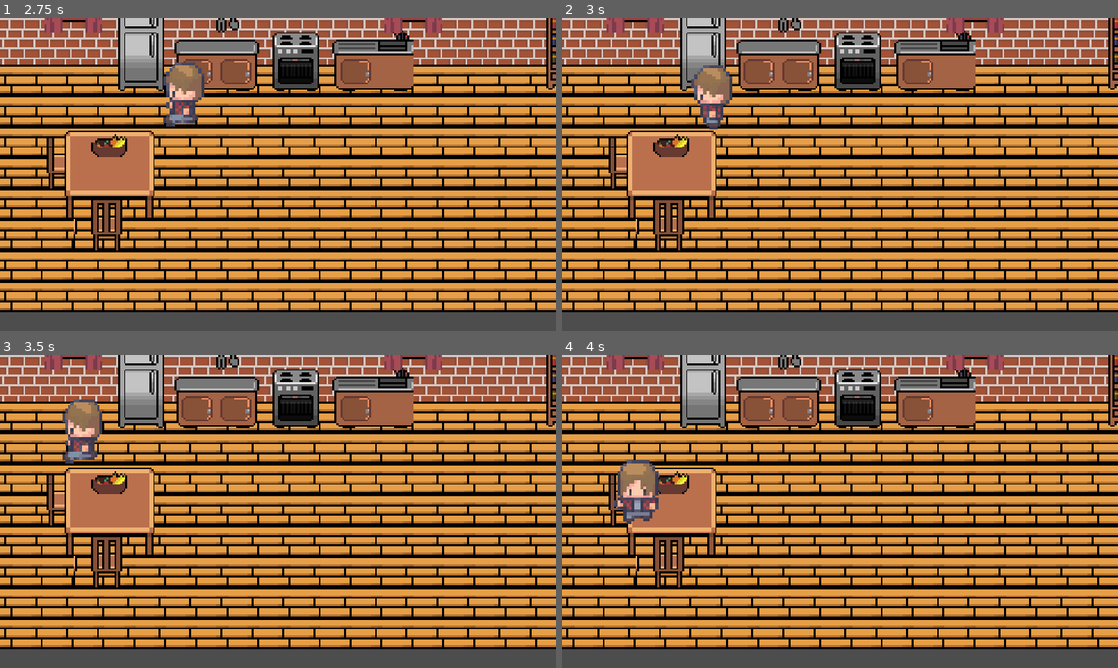
Above: before the commit, frames 1-4 (two rows, left to right).
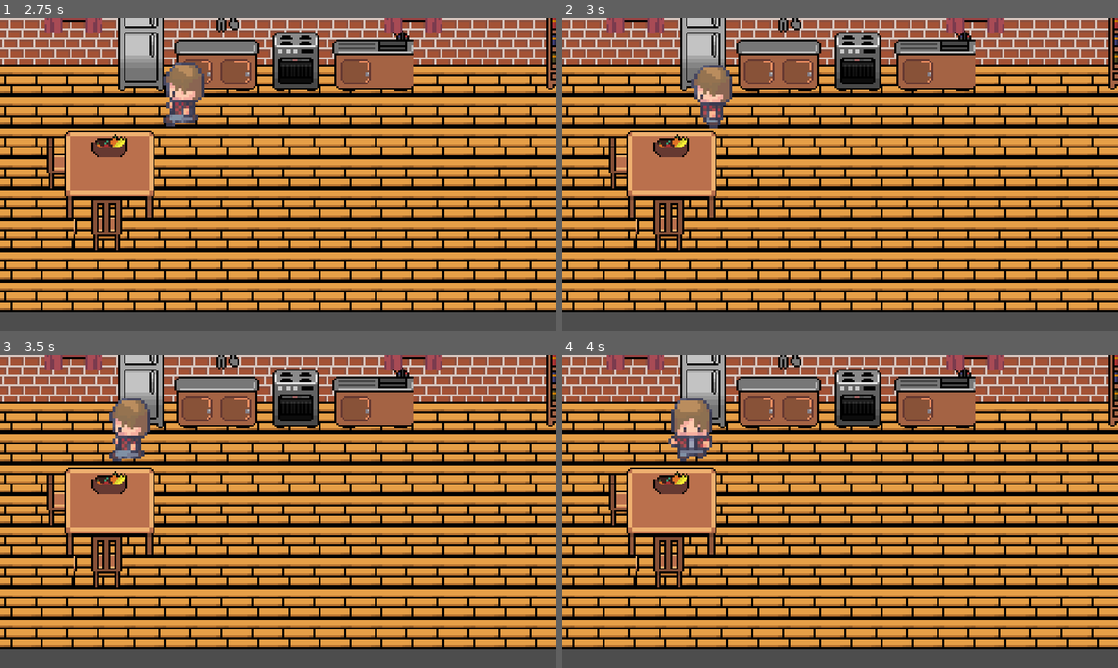
Above: after the commit, the same moments.

Repository: BurningUNI/BurnOut
Game: Godot game, scene res://scenes/room.tscn
The game is run twice, just before and just after one commit, with the same random seed, the same clock (stepped at 60 frames per second) and the same inputs. This scene is started directly instead of the project's main scene.
Inputs (mouse positions are in pixels of both pictures, inside the frame that each line leads up to):
- Up to frame 1 (2.75 s): move the mouse to (250, 237) at 0.52 s; hold Space (interact) 0.53-1.28 s; hold Up (ui_up) 0.53-2.03 s; move the mouse to (444, 221) at 1.27 s; tap Space (interact) at 1.35 s; move the mouse to (111, 127) at 2.02 s; hold Left (ui_left) from 2.03 s (still down); hold Space (interact) from 2.03 s (still down)
- Up to frame 2 (3 s): keep holding Left (ui_left); move the mouse to (867, 174) at 2.77 s; release Space (interact) at 2.78 s; tap Space (interact) at 2.85 s
- Up to frame 3 (3.5 s): keep holding Left (ui_left)
- Up to frame 4 (4 s): move the mouse to (756, 433) at 3.52 s; release Left (ui_left) at 3.53 s; hold Down (ui_down) from 3.53 s (still down); hold Space (interact) from 3.53 s (still down)

Frame 1 is identical in both runs. In frame 2, less than 0.1% of the frame differs, in the area x 23-31%, y 15-36%; in frame 3, 2.3%; in frame 4, 2.6%, in the area x 9-27%, y 13-54%.

Commit message:
finita fisica stanza

Diff:
--- a/scenes/room.tscn
+++ b/scenes/room.tscn
@@ -14,25 +14,45 @@
 [sub_resource type="TileSetAtlasSource" id="TileSetAtlasSource_ybpoa"]
 texture = ExtResource("1_36trf")
 1:1/0 = 0
+1:1/0/physics_layer_0/polygon_0/points = PackedVector2Array(-2.51802, -5.39576, 8, -5.39576, 8, 8, -2.87774, 8)
 2:1/0 = 0
+2:1/0/physics_layer_0/polygon_0/points = PackedVector2Array(-8, -5.57562, 5.57562, -5.57562, 5.57562, 8, -8, 8)
 1:2/0 = 0
+1:2/0/physics_layer_0/polygon_0/points = PackedVector2Array(-2.1583, -8, 8, -8, 8, 8, -2.69788, 8)
 2:2/0 = 0
+2:2/0/physics_layer_0/polygon_0/points = PackedVector2Array(-8, -8, 5.57562, -8, 5.39576, 8, -8, 8)
 3:2/0 = 0
+3:2/0/physics_layer_0/polygon_0/points = PackedVector2Array(-5.93534, -5.39576, 8, -5.2159, 8, 5.39576, 5.75548, 8, -6.47491, 8, -6.41358, 6.47738)
 4:2/0 = 0
+4:2/0/physics_layer_0/polygon_0/points = PackedVector2Array(-2.51802, 1.79859, 8, 1.61873, 8, 8, -2.51802, 8)
 5:2/0 = 0
+5:2/0/physics_layer_0/polygon_0/points = PackedVector2Array(-8, 1.43887, 5.03605, 1.61873, 5.2159, 8, -8, 8)
 6:2/0 = 0
+6:2/0/physics_layer_0/polygon_0/points = PackedVector2Array(-2.69788, -6.47491, 8, -6.47491, 8, 8, -3.41732, 8)
 7:2/0 = 0
+7:2/0/physics_layer_0/polygon_0/points = PackedVector2Array(-8, -6.65477, 5.93534, -6.47491, 6.47491, 8, -8, 8)
 1:3/0 = 0
+1:3/0/physics_layer_0/polygon_0/points = PackedVector2Array(-2.33816, -8, 8, -8, 8, 8, -2.87774, 8)
 2:3/0 = 0
+2:3/0/physics_layer_0/polygon_0/points = PackedVector2Array(-8, -8, 5.57562, -8, 5.39576, 8, -8, 8)
 3:3/0 = 0
+3:3/0/physics_layer_0/polygon_0/points = PackedVector2Array(-4.49647, -8, 5.03605, -8, 8, -5.39576, 8, 1.97845, 5.03605, 5.2159, 2.69788, 8, -1.61873, 8, -3.77703, 5.39576, -6.47491, 1.61873, -6.47491, -5.57562)
 4:3/0 = 0
+4:3/0/physics_layer_0/polygon_0/points = PackedVector2Array(-2.87774, -8, 8, -8, 8, 8, 8, 8, -2.69788, 8)
 5:3/0 = 0
+5:3/0/physics_layer_0/polygon_0/points = PackedVector2Array(-8, -8, 5.75548, -8, 5.75548, 8, -8, 8)
 6:3/0 = 0
+6:3/0/physics_layer_0/polygon_0/points = PackedVector2Array(-3.41732, -8, 8, -8, 8, 8, 8, 8, -3.59717, 8)
 7:3/0 = 0
+7:3/0/physics_layer_0/polygon_0/points = PackedVector2Array(-8, -8, 6.29506, -8, 6.47491, 8, -8, 8)
 1:4/0 = 0
+1:4/0/physics_layer_0/polygon_0/points = PackedVector2Array(-2.33816, -8, 8, -8, 8, 8, -3.0576, 8)
 2:4/0 = 0
+2:4/0/physics_layer_0/polygon_0/points = PackedVector2Array(-8, -8, 5.75548, -8, 5.39576, 8, -8, 8)
 4:4/0 = 0
+4:4/0/physics_layer_0/polygon_0/points = PackedVector2Array(-2.33816, -8, 8, -8, 8, 4.31661, -2.33816, 4.85619)
 5:4/0 = 0
+5:4/0/physics_layer_0/polygon_0/points = PackedVector2Array(-8, -8, 5.39576, -8, 5.57562, 4.31661, -8, 4.49647)
 6:4/0 = 0
 7:4/0 = 0
 1:5/0 = 0
@@ -43,13 +63,21 @@
 8:0/0 = 0
 9:0/0 = 0
 0:1/0 = 0
+0:1/0/physics_layer_0/polygon_0/points = PackedVector2Array(-8, -5.75548, 0.359716, -5.75548, 0.359716, -5.39576, 8, -5.75548, 8, 5.57562, 8, 8, -0.539576, 8, -8, 8)
 1:1/0 = 0
+1:1/0/physics_layer_0/polygon_0/points = PackedVector2Array(-8, -5.75548, 0.359716, -5.75548, 0.359716, -5.39576, 8, -5.75548, 8, 5.57562, 8, 8, -0.539576, 8, -8, 8)
 2:1/0 = 0
+2:1/0/physics_layer_0/polygon_0/points = PackedVector2Array(-8, -5.75548, 0.359716, -5.75548, 0.359716, -5.39576, 8, -5.75548, 8, 5.57562, 8, 8, -0.539576, 8, -8, 8)
 3:1/0 = 0
+3:1/0/physics_layer_0/polygon_0/points = PackedVector2Array(-8, -5.75548, 0.359716, -5.75548, 0.359716, -5.39576, 8, -5.75548, 8, 5.57562, 8, 8, -0.539576, 8, -8, 8)
 4:1/0 = 0
+4:1/0/physics_layer_0/polygon_0/points = PackedVector2Array(-8, -5.75548, 0.359716, -5.75548, 0.359716, -5.39576, 8, -5.75548, 8, 5.57562, 8, 8, -0.539576, 8, -8, 8)
 5:1/0 = 0
+5:1/0/physics_layer_0/polygon_0/points = PackedVector2Array(-8, -5.75548, 0.359716, -5.75548, 0.359716, -5.39576, 8, -5.75548, 8, 5.57562, 8, 8, -0.539576, 8, -8, 8)
 6:1/0 = 0
+6:1/0/physics_layer_0/polygon_0/points = PackedVector2Array(-8, -5.75548, 0.359716, -5.75548, 0.359716, -5.39576, 8, -5.75548, 8, 5.57562, 8, 8, -0.539576, 8, -8, 8)
 7:1/0 = 0
+7:1/0/physics_layer_0/polygon_0/points = PackedVector2Array(-8, -5.75548, 0.359716, -5.75548, 0.359716, -5.39576, 8, -5.75548, 8, 5.57562, 8, 8, -0.539576, 8, -8, 8)
 8:1/0 = 0
 9:1/0 = 0
 10:1/0 = 0
@@ -73,13 +101,21 @@
 18:2/0 = 0
 19:2/0 = 0
 0:3/0 = 0
+0:3/0/physics_layer_0/polygon_0/points = PackedVector2Array(1.25901, -1.43887, 8, -4.31661, 8, 5.57562, 1.43887, 4.13675)
 1:3/0 = 0
+1:3/0/physics_layer_0/polygon_0/points = PackedVector2Array(-8, -4.31661, 0.179859, -4.31661, 0.359716, -5.39576, 8, -5.75548, 8, 5.57562, 8, 8, -0.179859, 6.47491, -8, 5.57562)
 2:3/0 = 0
+2:3/0/physics_layer_0/polygon_0/points = PackedVector2Array(-8, -4.31661, 0.179859, -4.31661, 0.359716, -5.39576, 8, -5.75548, 8, 5.57562, 8, 8, -0.179859, 6.47491, -8, 5.57562)
 3:3/0 = 0
+3:3/0/physics_layer_0/polygon_0/points = PackedVector2Array(-8, -5.75548, 0.359716, -5.75548, 0.359716, -5.39576, 8, -5.75548, 8, 5.57562, 8, 8, -0.539576, 8, -8, 8)
 4:3/0 = 0
+4:3/0/physics_layer_0/polygon_0/points = PackedVector2Array(-8, -5.75548, 0.359716, -5.75548, 0.359716, -5.39576, 8, -5.75548, 8, 5.57562, 8, 8, -0.539576, 8, -8, 8)
 5:3/0 = 0
+5:3/0/physics_layer_0/polygon_0/points = PackedVector2Array(-8, -5.75548, 0.359716, -5.75548, 0.359716, -5.39576, 8, -5.75548, 8, 5.57562, 8, 8, -0.539576, 8, -8, 8)
 6:3/0 = 0
+6:3/0/physics_layer_0/polygon_0/points = PackedVector2Array(-8, -5.75548, 0.359716, -5.75548, 0.359716, -5.39576, 8, -5.75548, 8, 5.57562, 8, 8, -0.539576, 8, -8, 8)
 7:3/0 = 0
+7:3/0/physics_layer_0/polygon_0/points = PackedVector2Array(-8, -5.75548, 0.359716, -5.75548, 0.359716, -5.39576, 8, -5.75548, 8, 5.57562, 8, 8, -0.539576, 8, -8, 8)
 8:3/0 = 0
 9:3/0 = 0
 10:3/0 = 0
@@ -91,63 +127,110 @@
 18:3/0 = 0
 19:3/0 = 0
 1:4/0 = 0
+1:4/0/physics_layer_0/polygon_0/points = PackedVector2Array(8, 1.79859, 8, 8, -2.69788, 8, -2.69788, -0.719437, -0.359718, -2.33816, 8, -2.69788)
 2:4/0 = 0
+2:4/0/physics_layer_0/polygon_0/points = PackedVector2Array(6.29506, 8, -8, 8, -8, -2.33816, 4.67633, -3.0576, 5.75548, -0.539577)
 12:4/0 = 0
 13:4/0 = 0
 17:4/0 = 0
+17:4/0/physics_layer_0/polygon_0/points = PackedVector2Array(1.79859, -6.1152, 3.95689, -3.41732, 5.93534, -0.719437, 8, 1.79859, 8, 8, 0.179859, 8, -1.43887, 8, -5.75548, 8, -5.39576, 3.0576, -3.59717, 0.179857, -1.07915, -0.899294, 0.359716, -3.59718)
 18:4/0 = 0
+18:4/0/physics_layer_0/polygon_0/points = PackedVector2Array(-3.41732, -4.31661, 8, -4.13675, 8, 8, -3.77703, 8)
 19:4/0 = 0
+19:4/0/physics_layer_0/polygon_0/points = PackedVector2Array(-8, -4.13675, 5.93534, -3.95689, 6.47491, 8, -8, 8)
 1:5/0 = 0
+1:5/0/physics_layer_0/polygon_0/points = PackedVector2Array(8, 8, -2.51802, 8, -2.69788, -8, 8, -8, 8, -0.359718)
 2:5/0 = 0
+2:5/0/physics_layer_0/polygon_0/points = PackedVector2Array(8, 8, -8, 8, -8, -8, 6.1152, -8, 6.29506, 8)
 3:5/0 = 0
+3:5/0/physics_layer_0/polygon_0/points = PackedVector2Array(2.51802, 1.61873, 8, 1.61873, 8, 8, 2.33816, 8)
 4:5/0 = 0
+4:5/0/physics_layer_0/polygon_0/points = PackedVector2Array(-8, 1.97845, 8, 1.61873, 8, 8, -8, 8)
 5:5/0 = 0
+5:5/0/physics_layer_0/polygon_0/points = PackedVector2Array(-8, 1.97845, 8, 1.61873, 8, 8, -8, 8)
 6:5/0 = 0
+6:5/0/physics_layer_0/polygon_0/points = PackedVector2Array(-8, 1.97845, 6.1152, 1.97845, 5.93534, 8, -8, 8)
 7:5/0 = 0
+7:5/0/physics_layer_0/polygon_0/points = PackedVector2Array(-2.33816, -8, 8, -8, 8, 8, -2.87774, 8)
 8:5/0 = 0
+8:5/0/physics_layer_0/polygon_0/points = PackedVector2Array(-8, -4.49647, 8, -4.49647, 8, 8, -8, 8)
 9:5/0 = 0
+9:5/0/physics_layer_0/polygon_0/points = PackedVector2Array(-8, -4.49647, -1.25901, -4.31661, -0.539576, -8, 8, -8, 8, 8, -8, 8)
 10:5/0 = 0
 11:5/0 = 0
 12:5/0 = 0
 13:5/0 = 0
 14:5/0 = 0
 15:5/0 = 0
+15:5/0/physics_layer_0/polygon_0/points = PackedVector2Array(1.79859, -6.1152, 3.95689, -3.41732, 5.93534, -0.719437, 8, 1.79859, 8, 8, 0.179859, 8, -1.43887, 8, -5.75548, 8, -5.39576, 3.0576, -3.59717, 0.179857, -1.07915, -0.899294, 0.359716, -3.59718)
 16:5/0 = 0
+16:5/0/physics_layer_0/polygon_0/points = PackedVector2Array(1.79859, -6.1152, 3.95689, -3.41732, 5.93534, -0.719437, 8, 1.79859, 8, 8, 0.179859, 8, -1.43887, 8, -5.75548, 8, -5.39576, 3.0576, -3.59717, 0.179857, -1.07915, -0.899294, 0.359716, -3.59718)
 17:5/0 = 0
+17:5/0/physics_layer_0/polygon_0/points = PackedVector2Array(0.539576, -8, 8, -8, 8, -0.539577, 3.77703, 0.359716, 3.41732, 8, 0.179859, 8, 0.359716, -0.359718, -3.77958, -0.261905, -5.39576, -3.41732, -5.03605, -8)
 18:5/0 = 0
+18:5/0/physics_layer_0/polygon_0/points = PackedVector2Array(-3.23746, -8, 8, -8, 8, 6.29506, -3.59717, 6.29506)
 19:5/0 = 0
+19:5/0/physics_layer_0/polygon_0/points = PackedVector2Array(-8, -8, 6.65477, -8, 6.47491, 6.1152, -8, 6.29506)
 1:6/0 = 0
+1:6/0/physics_layer_0/polygon_0/points = PackedVector2Array(-2.87774, 8, -2.33816, -8, 8, -8, 8, 8)
 2:6/0 = 0
+2:6/0/physics_layer_0/polygon_0/points = PackedVector2Array(-8, 8, -8, -8, 6.29506, -8, 6.65477, 8)
 3:6/0 = 0
+3:6/0/physics_layer_0/polygon_0/points = PackedVector2Array(2.33816, -8, 8, -8, 8, 8, 1.97845, 8)
 4:6/0 = 0
+4:6/0/physics_layer_0/polygon_0/points = PackedVector2Array(-8, -8, 8, -8, 8, 8, -8, 8)
 5:6/0 = 0
+5:6/0/physics_layer_0/polygon_0/points = PackedVector2Array(-8, -8, 8, -8, 8, 8, -8, 8)
 6:6/0 = 0
+6:6/0/physics_layer_0/polygon_0/points = PackedVector2Array(-8, -8, 6.1152, -8, 5.93534, 8, -8, 8)
 7:6/0 = 0
+7:6/0/physics_layer_0/polygon_0/points = PackedVector2Array(-2.1583, 8, -2.51802, -8, -0.539576, -8, 8, -8, 8, 8)
 8:6/0 = 0
+8:6/0/physics_layer_0/polygon_0/points = PackedVector2Array(-8, 8, -8, -8, -0.539576, -8, 8, -8, 8, 8)
 9:6/0 = 0
+9:6/0/physics_layer_0/polygon_0/points = PackedVector2Array(-8, 8, -8, -8, -0.539576, -8, 8, -8, 8, 8)
 10:6/0 = 0
 11:6/0 = 0
 12:6/0 = 0
 13:6/0 = 0
+13:6/0/physics_layer_0/polygon_0/points = PackedVector2Array(-8, -8, 5.39576, -8, 5.57562, 4.31661, -8, 4.49647)
 14:6/0 = 0
+14:6/0/physics_layer_0/polygon_0/points = PackedVector2Array(1.79859, -6.1152, 3.95689, -3.41732, 5.93534, -0.719437, 8, 1.79859, 8, 8, 0.179859, 8, -1.43887, 8, -5.75548, 8, -5.39576, 3.0576, -3.59717, 0.179857, -1.07915, -0.899294, 0.359716, -3.59718)
 15:6/0 = 0
 16:6/0 = 0
+16:6/0/physics_layer_0/polygon_0/points = PackedVector2Array(-8, -8, 5.39576, -8, 5.57562, 4.31661, -8, 4.49647)
 17:6/0 = 0
+17:6/0/physics_layer_0/polygon_0/points = PackedVector2Array(0.539576, -8, 3.59717, -8, 5.2159, -5.39576, 7.39322, -3.11485, 8, 0.899294, 5.75548, 2.33816, 4.85619, 3.77703, -1.61873, 3.95689, -3.0576, 0.539577, -3.41732, -3.41732)
 1:7/0 = 0
+1:7/0/physics_layer_0/polygon_0/points = PackedVector2Array(-2.69788, 3.23746, -2.87774, -8, 8, -8, 8, 3.23746, 1.25901, 2.69788, -0.719435, 4.67633)
 2:7/0 = 0
+2:7/0/physics_layer_0/polygon_0/points = PackedVector2Array(-8, 2.69788, -8, -8, 6.47491, -8, 6.29506, 2.87774, 5.03605, 4.49647, 3.23746, 2.51802)
 3:7/0 = 0
+3:7/0/physics_layer_0/polygon_0/points = PackedVector2Array(2.1583, -8, 8, -8, 8, 5.2159, 2.87774, 5.75548)
 4:7/0 = 0
+4:7/0/physics_layer_0/polygon_0/points = PackedVector2Array(-8, -8, 6.47491, -8, 6.29506, 4.67633, -8, 5.39576)
 5:7/0 = 0
+5:7/0/physics_layer_0/polygon_0/points = PackedVector2Array(-8, -8, 8, -8, 8, -6.29506, -8, -6.29506, -8, -8)
 6:7/0 = 0
+6:7/0/physics_layer_0/polygon_0/points = PackedVector2Array(-8, -8, 6.1152, -8, 6.1152, 5.03604, 0.899294, 4.85618, 0.359716, -8)
 7:7/0 = 0
+7:7/0/physics_layer_0/polygon_0/points = PackedVector2Array(-2.69788, 6.47491, -2.69788, -8, -0.539576, -8, 8, -8, 8, 4.49647, 2.87774, 4.67633, 1.43887, 6.29506)
 8:7/0 = 0
+8:7/0/physics_layer_0/polygon_0/points = PackedVector2Array(-8, 4.85618, -8, -8, -0.539576, -8, 8, -8, 8, 4.49647, 2.87774, 4.67633, 0.179859, 4.49647)
 9:7/0 = 0
+9:7/0/physics_layer_0/polygon_0/points = PackedVector2Array(-8, 4.49647, -8, -8, -0.539576, -8, 8, -8, 8, 6.29506, 2.43963, 6.88756, 1.25901, 4.67633)
 10:7/0 = 0
+10:7/0/physics_layer_0/polygon_0/points = PackedVector2Array(-8, -8, 5.39576, -8, 5.57562, 4.31661, -8, 4.49647)
 11:7/0 = 0
+11:7/0/physics_layer_0/polygon_0/points = PackedVector2Array(-8, -8, 5.39576, -8, 5.57562, 4.31661, -8, 4.49647)
 12:7/0 = 0
+12:7/0/physics_layer_0/polygon_0/points = PackedVector2Array(-8, -8, 5.39576, -8, 5.57562, 4.31661, -8, 4.49647)
 13:7/0 = 0
+13:7/0/physics_layer_0/polygon_0/points = PackedVector2Array(-8, -8, 5.39576, -8, 5.57562, 4.31661, -8, 4.49647)
 14:7/0 = 0
+14:7/0/physics_layer_0/polygon_0/points = PackedVector2Array(-8, -8, 5.39576, -8, 5.57562, 4.31661, -8, 4.49647)
 15:7/0 = 0
+15:7/0/physics_layer_0/polygon_0/points = PackedVector2Array(-8, -8, 5.39576, -8, 5.57562, 4.31661, -8, 4.49647)
 16:7/0 = 0
 
 [sub_resource type="TileSetAtlasSource" id="TileSetAtlasSource_eom3m"]
@@ -183,13 +266,19 @@
 [sub_resource type="TileSetAtlasSource" id="TileSetAtlasSource_tk5fv"]
 texture = ExtResource("3_qvc4m")
 1:0/0 = 0
+1:0/0/physics_layer_0/polygon_0/points = PackedVector2Array(8, -3.41732, -2.87774, -3.23746, -8, -3.41732, -8, -8, 1.61873, -8, 8, -8)
 2:0/0 = 0
+2:0/0/physics_layer_0/polygon_0/points = PackedVector2Array(8, 8, 1.25901, 8, 1.43887, -2.69788, 8, -2.69788)
 3:0/0 = 0
+3:0/0/physics_layer_0/polygon_0/points = PackedVector2Array(0.539576, 8, -8, 8, -8, -2.69788, 0.539576, -2.51802)
 4:0/0 = 0
 5:0/0 = 0
 1:1/0 = 0
+1:1/0/physics_layer_0/polygon_0/points = PackedVector2Array(-1.79859, 1.07915, -1.61873, 8, -4.67633, 8, -5.75548, -2.69788, -5.2159, -8, 8, -8, 8, 0, 8, 8, 5.57562, 8, 6.47491, 0.719435)
 2:1/0 = 0
+2:1/0/physics_layer_0/polygon_0/points = PackedVector2Array(8, 8, 1.25901, 8, 1.43887, -8, 8, -8)
 3:1/0 = 0
+3:1/0/physics_layer_0/polygon_0/points = PackedVector2Array(0.179859, 8, -2.69788, 8, -3.41732, 0.359716, -8, 0.719435, -10.0721, -8.09364, 1.07915, -8)
 4:1/0 = 0
 5:1/0 = 0
 5:1/0/physics_layer_0/polygon_0/points = PackedVector2Array(-0.179859, -1.07915, 8, -1.43887, 8, 8, -0.359718, 8)
@@ -216,9 +305,13 @@
 22:1/0 = 0
 22:1/0/physics_layer_0/polygon_0/points = PackedVector2Array(-8, 5.39576, 3.77703, 6.29506, 4.31661, 8, -8, 8)
 1:2/0 = 0
+1:2/0/physics_layer_0/polygon_0/points = PackedVector2Array(3.59717, 8, 3.41732, -4.85619, 8, -5.93534, 8, 5.57562, 8, 8)
 2:2/0 = 0
+2:2/0/physics_layer_0/polygon_0/points = PackedVector2Array(-8, 8, -9.53251, -5.39576, 8, -5.93534, 8, 5.57562, 8, 8)
 3:2/0 = 0
+3:2/0/physics_layer_0/polygon_0/points = PackedVector2Array(-8, 8, -9.53251, -5.39576, 8, -5.93534, 8, 5.57562, 8, 8)
 4:2/0 = 0
+4:2/0/physics_layer_0/polygon_0/points = PackedVector2Array(-8, 8, -9.53251, -5.39576, 0.719435, -5.2159, 1.97845, 8)
 5:2/0 = 0
 5:2/0/physics_layer_0/polygon_0/points = PackedVector2Array(-0.899294, -8, 8, -8, 8, 8, -0.899294, 8)
 6:2/0 = 0
@@ -244,9 +337,13 @@
 22:2/0 = 0
 22:2/0/physics_layer_0/polygon_0/points = PackedVector2Array(-8, -8, 4.85619, -8, 5.03605, -8, 4.49647, 8, -8, 8)
 1:3/0 = 0
+1:3/0/physics_layer_0/polygon_0/points = PackedVector2Array(-8, 8, -8, -8, 8, -8, 8, 8)
 2:3/0 = 0
+2:3/0/physics_layer_0/polygon_0/points = PackedVector2Array(-8, 8, -8, -8, 8, -8, 8, 8)
 3:3/0 = 0
+3:3/0/physics_layer_0/polygon_0/points = PackedVector2Array(-8, 8, -8, -8, 11.1512, -7.73393, 8, 8)
 4:3/0 = 0
+4:3/0/physics_layer_0/polygon_0/points = PackedVector2Array(-8, 8, -8, -8, 1.43887, -8, 1.97845, 8)
 5:3/0 = 0
 5:3/0/physics_layer_0/polygon_0/points = PackedVector2Array(-0.719435, -8, 8, -8, 8, 8, -1.07915, 8)
 6:3/0 = 0
@@ -272,9 +369,13 @@
 22:3/0 = 0
 22:3/0/physics_layer_0/polygon_0/points = PackedVector2Array(-8, -8, 4.49647, -8, 4.85619, 1.07915, -8, 1.07915)
 1:4/0 = 0
+1:4/0/physics_layer_0/polygon_0/points = PackedVector2Array(3.41732, 8, 3.23746, -8, 8, -8, 8, 8)
 2:4/0 = 0
+2:4/0/physics_layer_0/polygon_0/points = PackedVector2Array(8, -3.41732, -2.87774, -3.23746, -8, -3.41732, -8, -8, 1.61873, -8, 8, -8)
 3:4/0 = 0
+3:4/0/physics_layer_0/polygon_0/points = PackedVector2Array(8, -3.41732, -2.87774, -3.23746, -8, -3.41732, -8, -8, 1.61873, -8, 8, -8)
 4:4/0 = 0
+4:4/0/physics_layer_0/polygon_0/points = PackedVector2Array(-2.51802, 8, -2.87774, -3.23746, -8, -3.41732, -8, -8, 1.61873, -8, 0.539576, 8)
 5:4/0 = 0
 5:4/0/physics_layer_0/polygon_0/points = PackedVector2Array(-1.25901, -8, 8, -8, 8, 3.95689, 2.1583, 3.59718, 1.97845, 5.39576, -0.899294, 5.57562)
 6:4/0 = 0
@@ -3585,7 +3686,7 @@
 sources/8 = SubResource("TileSetAtlasSource_vfrn5")
 
 [sub_resource type="RectangleShape2D" id="RectangleShape2D_qtoah"]
-size = Vector2(650, 34)
+size = Vector2(650, 19)
 
 [node name="Room" type="Node2D"]
 
@@ -3613,5 +3714,9 @@
 [node name="WallTop" type="StaticBody2D" parent="."]
 
 [node name="CollisionShape2D" type="CollisionShape2D" parent="WallTop"]
-position = Vector2(103, -1)
+position = Vector2(99, -17)
 shape = SubResource("RectangleShape2D_qtoah")
+
+[node name="Bed area" type="Area2D" parent="."]
+
+[node name="CollisionShape2D" type="CollisionShape2D" parent="Bed area"]
